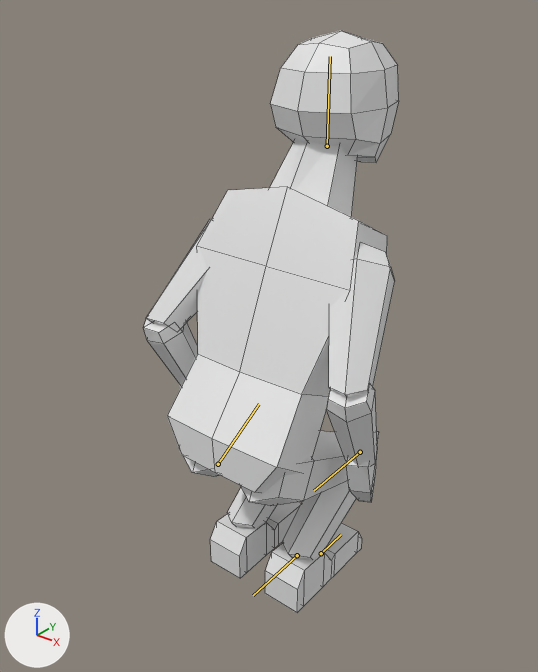
An edit to the Blender file Assets/Models/Character/Character.blend, drawn before and after from the same camera.
Both versions are drawn from a 50 mm camera at (5.43, -6.6, 8.2) aimed at (-0.21, 0.45, 3.82). Arrows for +X, +Y and +Z are at lower left; the lights stay in place. Both versions are drawn at frame 23 of the action 'Crouching'; the numbers are the values there. The bones that change are drawn over the model as lines. Mesh edges are drawn as thin lines.

Objects in the first picture: 'Abdomen', 'HeadMesh', 'Left Bicep', 'Left Calf', 'Left Foot', 'Left Forearm', 'Left Thigh', 'NeckMesh', 'Right Bicep', 'Right Calf', 'Right Foot', 'Right Forearm', 'Right Hand', 'Right Thigh', 'Torso'.
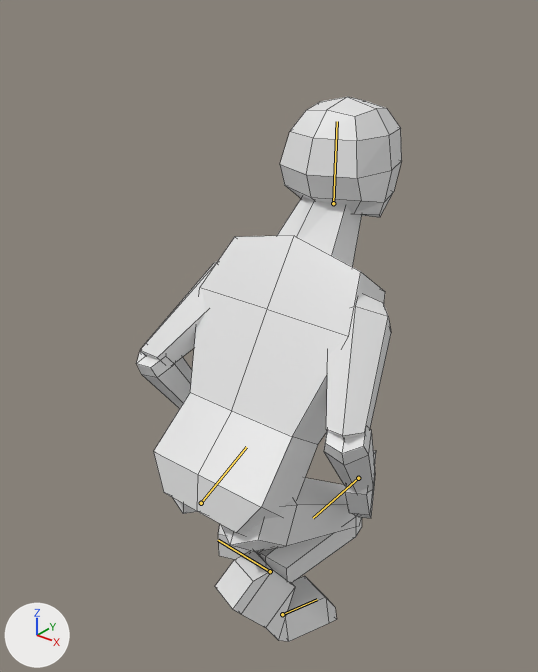
Patch to the scene script:
```diff
--- a/Assets/Models/Character/Character.blend.py
+++ b/Assets/Models/Character/Character.blend.py
@@ bone_hip @@
 bone_hip = bpy.data.objects['Armature'].pose.bones['Hip']  # child of 'Main Controller'
-bone_hip.location = (-0.01, -1.8, 0.01)
-bone_hip.rotation_quaternion = (0.949, -0.315, 0.001, -0.001)  # degrees (-37, 0, 0)
+bone_hip.location = (-0.01, -2.3, 0.17)
+bone_hip.rotation_quaternion = (0.922, -0.387, 0.002, -0.001)  # degrees (-46, 0, 0)
@@ bone_head @@
 bone_head = bpy.data.objects['Armature'].pose.bones['Head']  # child of 'Neck'
-bone_head.rotation_quaternion = (0.971, 0.24, 0.0, 0.0)  # degrees (28, 0, 0)
+bone_head.rotation_quaternion = (0.95, 0.312, 0.0, 0.0)  # degrees (36, 0, 0)
@@ bone_toes_r @@
 bone_toes_r = bpy.data.objects['Armature'].pose.bones['Toes R']  # child of 'Foot R'
-bone_toes_r.rotation_quaternion = (1.0, 0.0, 0.0, 0.0)  # degrees (0, 0, 0)
+bone_toes_r.rotation_quaternion = (0.908, 0.418, 0.0, 0.0)  # degrees (49, 0, 0)
@@ bone_arm_ik_l @@
 bone_arm_ik_l = bpy.data.objects['Armature'].pose.bones['Arm IK L']  # child of 'Main Controller'
-bone_arm_ik_l.location = (-2.5, -0.29, -4.5)
+bone_arm_ik_l.location = (-2.5, -0.29, -4.9)
@@ bone_arm_ik_r @@
 bone_arm_ik_r = bpy.data.objects['Armature'].pose.bones['Arm IK R']  # child of 'Main Controller'
-bone_arm_ik_r.location = (2.5, -0.29, -4.5)
+bone_arm_ik_r.location = (2.5, -0.29, -4.9)
@@ bone_leg_ik_l @@
 bone_leg_ik_l = bpy.data.objects['Armature'].pose.bones['Leg IK L']  # child of 'Main Controller'
-bone_leg_ik_l.location = (0.0, 0.0, 0.0)
-bone_leg_ik_l.rotation_quaternion = (1.0, 0.0, 0.0, 0.0)  # degrees (0, 0, 0)
+bone_leg_ik_l.location = (0.14, -0.25, 0.0)
+bone_leg_ik_l.rotation_quaternion = (1.0, 0.0, 0.0, 0.171)  # degrees (0, 0, 19)
@@ bone_leg_ik_r @@
 bone_leg_ik_r = bpy.data.objects['Armature'].pose.bones['Leg IK R']  # child of 'Main Controller'
-bone_leg_ik_r.location = (0.0, 0.0, 0.0)
-bone_leg_ik_r.rotation_quaternion = (1.0, 0.0, 0.0, 0.0)  # degrees (0, 0, 0)
+bone_leg_ik_r.location = (-0.12, 0.78, 0.33)
+bone_leg_ik_r.rotation_quaternion = (0.908, 0.419, 0.0, -0.231)  # degrees (47, 11, -24)
```

What differs and where, as boxes [x1, y1, x2, y2] in the pictures (538 x 672 px):
'Torso', posed: before [197, 187, 387, 397]; after [190, 236, 385, 444]
'Abdomen', posed: before [167, 354, 328, 493]; after [153, 392, 318, 536]
'HeadMesh', posed (9% shorter): before [270, 31, 399, 163]; after [280, 97, 402, 217]
'Right Bicep', posed: before [329, 243, 395, 398]; after [326, 294, 391, 440]
'Right Foot', posed (26% wider): before [265, 523, 362, 613]; after [215, 551, 337, 642]
'Right Thigh', posed: before [240, 431, 348, 506]; after [222, 478, 361, 552]
'NeckMesh', posed (10% shorter): before [270, 139, 358, 217]; after [277, 197, 362, 267]
'Right Calf', posed: before [282, 481, 356, 560]; after [259, 516, 362, 583]
'Left Bicep', posed: before [146, 218, 212, 328]; after [140, 262, 217, 362]
'Right Forearm', posed (20% shorter): before [326, 385, 377, 466]; after [324, 428, 375, 493]
'Left Foot', posed: before [210, 502, 302, 578]; after [218, 524, 261, 559]
'Left Forearm', posed: before [144, 319, 198, 387]; after [136, 351, 192, 409]
'Right Hand', posed: before [346, 432, 379, 502]; after [345, 451, 376, 518]
'Left Thigh', posed: before [184, 457, 221, 477]; after [172, 497, 198, 514]
bone 'Hip', root to tip: before (218, 464) to (259, 404); after (201, 503) to (246, 447)
bone 'Head', root to tip: before (327, 146) to (330, 56); after (333, 203) to (337, 121)
bone 'Toes R', root to tip: before (321, 553) to (341, 534); after (282, 614) to (317, 599)
bone 'Arm IK R', root to tip: before (360, 452) to (314, 490); after (358, 478) to (313, 518)
bone 'Leg IK R', root to tip: before (297, 555) to (253, 595); after (270, 571) to (218, 540)
